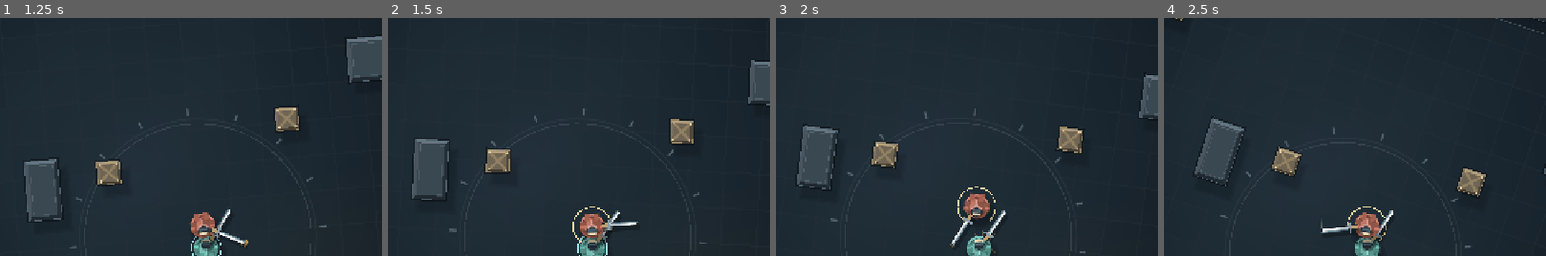
Above: before the commit, frames 1-4 (left to right).
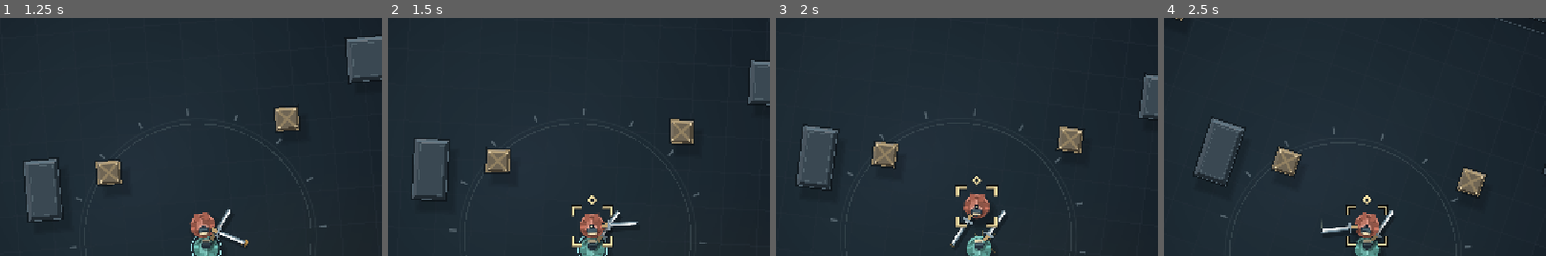
Above: after the commit, the same moments.

Repository: kurono966/physoul
Game: Godot game, scene res://arena.tscn
The game is run twice, just before and just after one commit, with the same random seed, the same clock (stepped at 60 frames per second) and the same inputs.
Inputs (mouse positions are % of the whole screen's width and height, from its top left):
- Up to frame 1 (1.25 s): tap Enter at 0.5 s; move the mouse to (55, 50) at 0.52 s; hold W from 0.53 s (still down); hold Shift from 0.53 s (still down); click (55, 50) at 0.67 s; tap Space at 0.77 s
- Up to frame 2 (1.5 s): keep holding W; move the mouse to (45, 50) at 1.27 s; release Shift at 1.28 s; tap Tab at 1.35 s
- Up to frame 3 (2 s): keep holding W; tap Space at 1.52 s
- Up to frame 4 (2.5 s): keep holding W; move the mouse to (52, 48) at 2.02 s; tap H at 2.1 s
The pictures show only the part of the screen within x 23-73%, y 20-70%; the shares and areas given below are measured in that part.

Frame 1 is identical in both runs. In frame 2, 0.5% of the frame differs, in the area x 48-59%, y 74-97%; in frame 3, 0.6%, in the area x 47-59%, y 66-89%; in frame 4, 0.5%.

Commit message:
Clarify boss lock-on and refine polearm materials and silhouettes

Diff:
--- a/scripts/arena.gd
+++ b/scripts/arena.gd
@@ -147,8 +147,6 @@
 		for i in 7:
 			var direction := Vector2.RIGHT.rotated(i * 2.399 + time)
 			draw_line(spark.point + direction * 4, spark.point + direction * (8 + (0.22-spark.life)*110), Color(1,0.8,0.4,spark.life/0.22), 2)
-	if camera != null and camera.locked and opponent.hp > 0:
-		draw_arc(opponent.position, 32, time, time + 5, 32, Color("f0db9f"), 2)
 	if debug:
 		draw_circle(last_point, 5, Color.RED)
 		draw_line(last_point,last_point+last_normal*60,Color.YELLOW,2)
--- a/scripts/hud.gd
+++ b/scripts/hud.gd
@@ -29,6 +29,8 @@
 
 func paint() -> void:
 	var size := display.get_viewport_rect().size
+	if arena.camera.locked and arena.opponent.hp > 0:
+		draw_target_marker()
 	var panel := Color(0.025,0.04,0.055,0.76)
 	display.draw_style_box(panel_style(panel),Rect2(16,16,250,110))
 	display.draw_style_box(panel_style(panel),Rect2(size.x-266,16,250,110))
@@ -72,3 +74,21 @@
 	style.bg_color = color
 	style.set_corner_radius_all(6)
 	return style
+
+func draw_target_marker() -> void:
+	# Screen-space overlay stays above the boss and does not rotate with the floor.
+	var center: Vector2 = display.get_viewport().get_canvas_transform()*arena.opponent.global_position
+	var extent := 66.0 if arena.opponent.enemy_kind == "boss" else 32.0
+	var ink := Color("f6dfa4")
+	for x in [-1,1]:
+		for y in [-1,1]:
+			var corner := center+Vector2(x,y)*extent
+			var points := PackedVector2Array([corner-Vector2(x*14,0),corner,corner-Vector2(0,y*14)])
+			display.draw_polyline(points,Color(0.025,0.04,0.055,0.9),7,true)
+			display.draw_polyline(points,ink,2.5,true)
+	var above := center+Vector2(0,-extent-12)
+	var diamond := PackedVector2Array([above+Vector2(0,-6),above+Vector2(6,0),above+Vector2(0,6),above+Vector2(-6,0),above+Vector2(0,-6)])
+	display.draw_polyline(diamond,Color("14202a"),6,true)
+	display.draw_polyline(diamond,ink,2,true)
+	display.draw_circle(center,4,Color("14202a"))
+	display.draw_circle(center,1.7,ink)
--- a/scripts/weapon.gd
+++ b/scripts/weapon.gd
@@ -465,23 +465,64 @@
 			draw_line(direction*length,direction*(length+55),Color(1,0.72,0.32,0.22+progress*0.2),2,true)
 	for i in range(1, trail.size()):
 		draw_line(trail[i-1], trail[i], Color(0.8,0.85,0.7,float(i)/trail.size()*0.45), 3)
+	if fighter.enemy and fighter.enemy_kind in ["brute","spear"]:
+		draw_polearm()
+		if fighter.arena.debug: draw_line(direction*20,direction*length,Color.RED,1.5,true)
+		return
 	draw_line(direction*16+Vector2(4,7),direction*length+Vector2(4,7),Color(0.015,0.02,0.03,0.3),7,true)
 	draw_line(direction*16,direction*length,Color("18252e"),8,true)
 	draw_line(direction * 16, direction * 30, Color("bfa171"), 6)
 	draw_line(direction * 30, direction * length, Color("e4e9e5") if not heavy else Color("ffcc83"), 5)
 	draw_line(direction*32-direction.orthogonal()*1.3,direction*(length-2)-direction.orthogonal()*1.3,Color("ffffff"),1.3,true)
 	draw_line(direction*32+direction.orthogonal()*2,direction*length+direction.orthogonal()*2,Color("718b99"),1.3,true)
-	if fighter.enemy and fighter.enemy_kind == "brute":
-		draw_line(direction*(length-8)+direction.orthogonal()*17,direction*(length-8)-direction.orthogonal()*17,Color("c4b08b"),16,true)
 	if fighter.enemy_kind == "boss":
 		var edge := direction.orthogonal()
 		draw_colored_polygon(PackedVector2Array([direction*(length+5),direction*(length-35)+edge*15,direction*(length-42)-edge*11]),Color("e4c5a0") if not fighter.boss_enraged else Color("f69b74"))
 		draw_line(direction*35,direction*(length-27),Color("a58f77"),9,true)
-	if fighter.enemy and fighter.enemy_kind == "spear":
-		draw_colored_polygon(PackedVector2Array([direction*(length+5),direction*(length-15)+direction.orthogonal()*7,direction*(length-15)-direction.orthogonal()*7]),Color("d9d2ef"))
 	draw_line(direction * 28 + direction.orthogonal()*9, direction*28-direction.orthogonal()*9, Color("8a9da8"), 4)
 	if fighter.arena.debug:
 		draw_line(direction * 20, direction * length, Color(1,0.2,0.3,0.8), 9)
+
+func draw_polearm() -> void:
+	draw_set_transform(Vector2.ZERO,angle)
+	var shadow := Vector2(4,7).rotated(-angle)
+	var socket := length-25
+	draw_line(Vector2(16,0)+shadow,Vector2(length-5,0)+shadow,Color(0.01,0.02,0.03,0.32),9,true)
+	draw_line(Vector2(16,0),Vector2(socket+8,0),Color("15212a"),9,true)
+	draw_line(Vector2(16,0),Vector2(socket+8,0),Color("76664f"),5,true)
+	draw_line(Vector2(18,-1.4),Vector2(socket+6,-1.4),Color("b0a084"),1.4,true)
+	for x in range(19,37,5):
+		draw_line(Vector2(x,-3),Vector2(x+2,3),Color("3b4143"),2,true)
+	# A metal collar visibly sockets the head onto the continuous wooden shaft.
+	draw_line(Vector2(socket-5,0),Vector2(socket+9,0),Color("25343e"),9,true)
+	draw_line(Vector2(socket-4,-1),Vector2(socket+8,-1),Color("9ba9a9"),5,true)
+	if fighter.enemy_kind == "brute":
+		var head := PackedVector2Array([Vector2(length-22,-17),Vector2(length-5,-17),Vector2(length,-12),Vector2(length,12),Vector2(length-5,17),Vector2(length-22,17),Vector2(length-27,12),Vector2(length-27,-12)])
+		var cast := PackedVector2Array()
+		for point in head: cast.append(point+shadow)
+		draw_colored_polygon(cast,Color(0.01,0.02,0.03,0.3))
+		draw_colored_polygon(head,Color("6d7b81"))
+		draw_colored_polygon(PackedVector2Array([head[0],head[1],Vector2(length-7,-11),Vector2(length-20,-11)]),Color("abb8b6"))
+		draw_colored_polygon(PackedVector2Array([head[3],head[4],head[5],Vector2(length-20,10),Vector2(length-5,10)]),Color("3f515d"))
+		draw_rect(Rect2(length-21,-11,15,22),Color("81908f"))
+		draw_line(Vector2(length-12,-15),Vector2(length-12,15),Color("b6a17d"),4,true)
+		draw_circle(Vector2(length-12,0),2.5,Color("26343d"))
+		var outline := head.duplicate()
+		outline.append(head[0])
+		draw_polyline(outline,Color("1c2a33"),2,true)
+	else:
+		var leaf := PackedVector2Array([Vector2(length,0),Vector2(length-19,-7),Vector2(length-27,-3),Vector2(length-27,3),Vector2(length-19,7)])
+		var cast := PackedVector2Array()
+		for point in leaf: cast.append(point+shadow)
+		draw_colored_polygon(cast,Color(0.01,0.02,0.03,0.3))
+		draw_colored_polygon(leaf,Color("8399a3"))
+		draw_colored_polygon(PackedVector2Array([leaf[0],leaf[1],leaf[2],Vector2(length-25,0)]),Color("d2dfdc"))
+		draw_colored_polygon(PackedVector2Array([leaf[0],Vector2(length-25,0),leaf[3],leaf[4]]),Color("687b8e"))
+		var outline := leaf.duplicate()
+		outline.append(leaf[0])
+		draw_polyline(outline,Color("1c2a33"),1.5,true)
+		draw_line(Vector2(length-25,0),Vector2(length-2,0),Color("b7caca"),1,true)
+	draw_set_transform(Vector2.ZERO)
 
 func draw_overhead(direction: Vector2) -> void:
 	var height := maxf(0,sin(overhead_pitch))
--- a/tests/preview.gd
+++ b/tests/preview.gd
@@ -10,6 +10,15 @@
 	if "--boss" in OS.get_cmdline_user_args():
 		arena.select_enemy(3)
 		arena.opponent.position = Vector2(0,-20)
+		await process_frame
+	if "--hammer" in OS.get_cmdline_user_args():
+		arena.select_enemy(1)
+		await process_frame
+	if "--spear" in OS.get_cmdline_user_args():
+		arena.select_enemy(2)
+		await process_frame
+	if "--lock" in OS.get_cmdline_user_args():
+		arena.camera.locked = true
 		await process_frame
 	if "--debug" in OS.get_cmdline_user_args(): arena.debug = true
 	if "--wave" in OS.get_cmdline_user_args():
